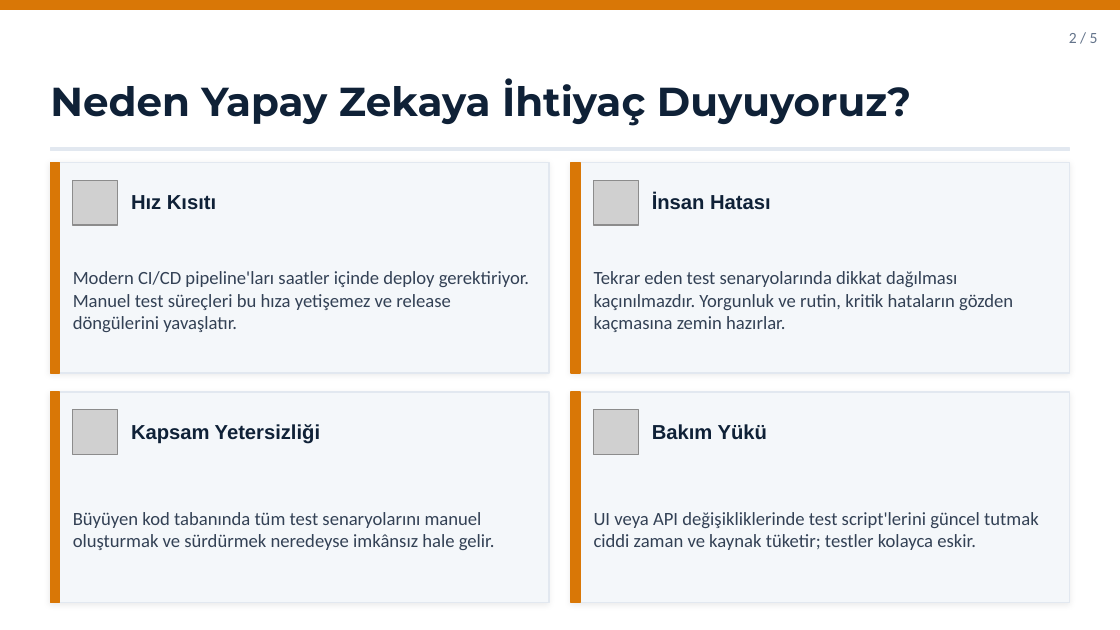
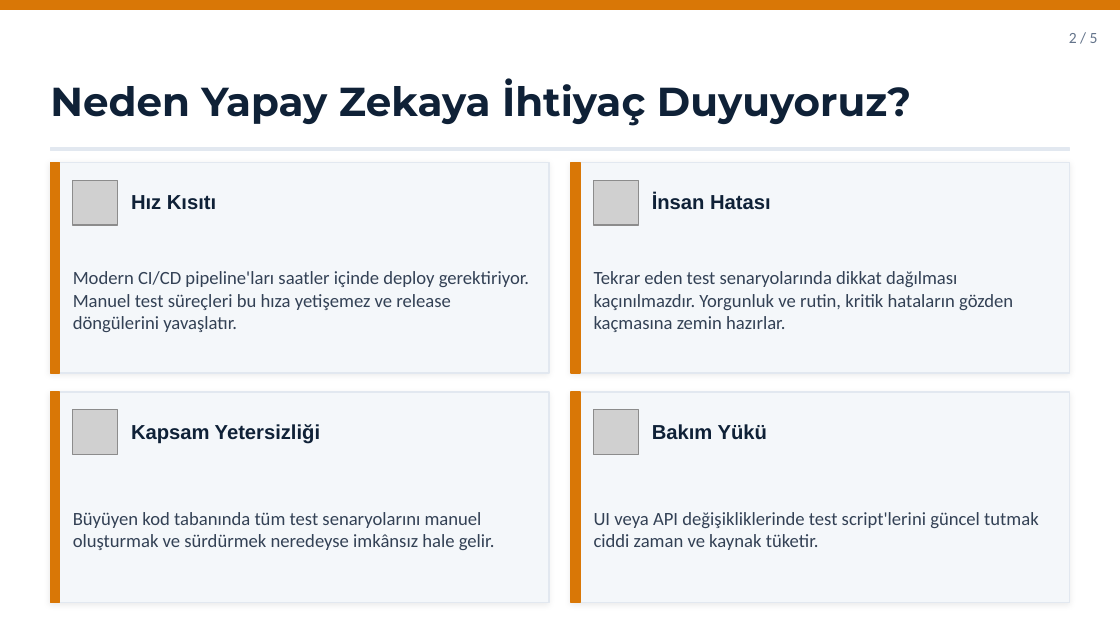
Before and after one commit to berkanserbes/smart-appointment-system, a slide deck: slide 4 of slide/Yapay_Zekanin_Test_Muhendisligindeki_Rolu_Sunum.pptx. Drawn at 1120x630 pixels with LibreOffice and Linux fonts; fonts in the diff are those of the drawing; grey boxes stand for pictures. Boxes give left, top, right and bottom in pixels: in the first picture for what was removed or moved away, otherwise in the second. Text is boxed around its words. In the diff, an @@ line names an element or a change of style, - is before the commit and + after.

Commit message:
feat(tests): update presentation on the role of AI in testing engineering

```diff
--- a/slide/Yapay_Zekanin_Test_Muhendisligindeki_Rolu_Sunum.pptx
+++ b/slide/Yapay_Zekanin_Test_Muhendisligindeki_Rolu_Sunum.pptx
@@ text at <box>594,512,1039,550</box>: text changed @@
-UI veya API değişikliklerinde test script'lerini güncel tutmak ciddi zaman ve kaynak tüketir; testler kolayca eskir.
+UI veya API değişikliklerinde test script'lerini güncel tutmak ciddi zaman ve kaynak tüketir.
```
